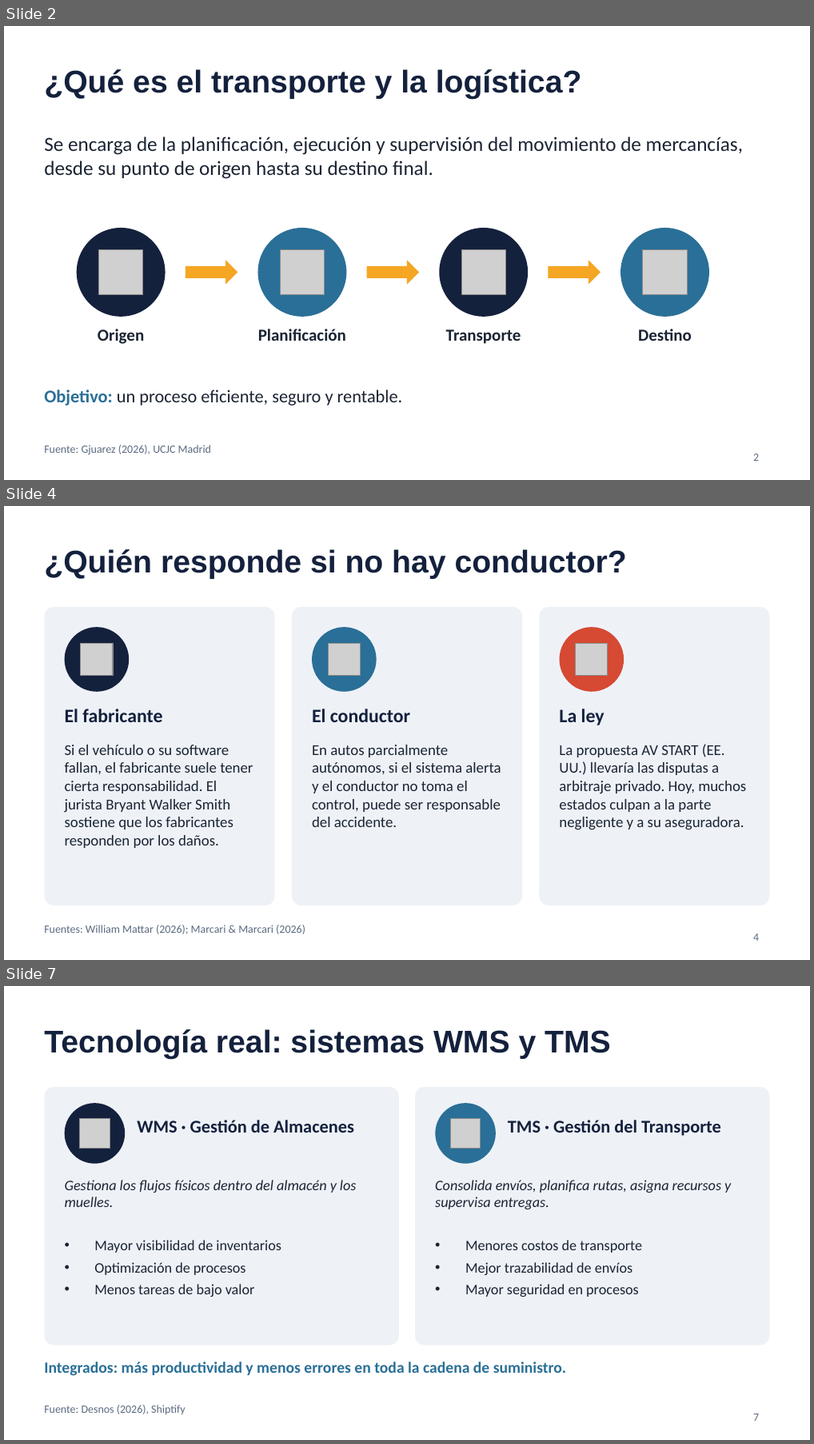
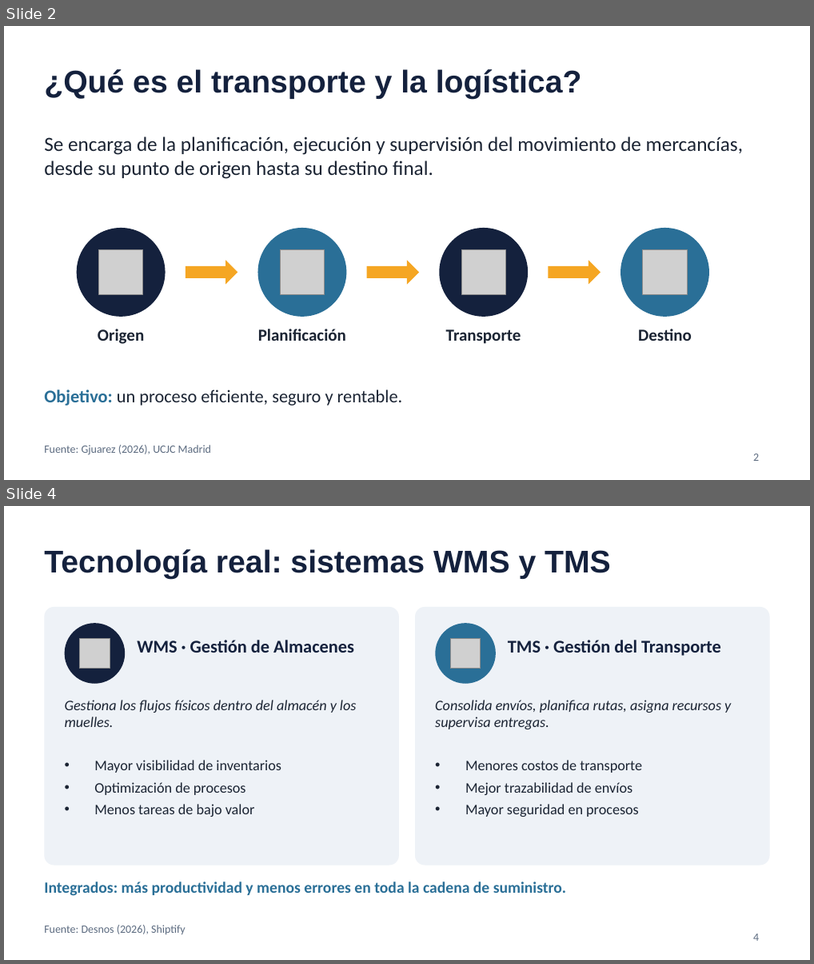
Before and after one commit to vibeimpert/a, a slide deck: Transporte_y_Logistica_Transhumanismo.pptx. Shown one above the other, each under a label of ours: slides 2, 4 and 7 before the commit, slides 2 and 4 after it; the slides between them are not shown. The pictures are 814x1444 and 814x964 pixels, drawn with LibreOffice and Linux fonts; fonts in the diff are those of the drawing; grey boxes stand for pictures. Boxes give left, top, right and bottom in pixels: in the first picture for what was removed or moved away, otherwise in the second. Text is boxed around its words. In the diff, an @@ line names an element or a change of style, - is before the commit and + after.

```diff
--- a/Transporte_y_Logistica_Transhumanismo.pptx
+++ b/Transporte_y_Logistica_Transhumanismo.pptx
@@ slide 4 removed at [4, 506, 810, 960], background #FFFFFF @@
@@ title removed at [44, 549, 627, 579] @@
-¿Quién responde si no hay conductor?
@@ rounded rectangle removed at [44, 607, 275, 905] @@
@@ rounded rectangle removed at [292, 607, 522, 905] @@
@@ rounded rectangle removed at [539, 607, 770, 905] @@
@@ ellipse removed at [65, 627, 129, 692] @@
@@ picture removed at [81, 643, 113, 676] @@
@@ ellipse removed at [312, 627, 377, 692] @@
@@ picture removed at [328, 643, 361, 676] @@
@@ ellipse removed at [560, 627, 624, 692] @@
@@ picture removed at [576, 643, 608, 676] @@
@@ text removed at [65, 708, 162, 722] @@
-El fabricante
@@ text removed at [312, 708, 410, 722] @@
-El conductor
@@ text removed at [559, 708, 605, 725] @@
-La ley
@@ text removed at [65, 744, 253, 848] @@
-Si el vehículo o su software fallan, el fabricante suele tener cierta responsabilidad. El jurista Bryant Walker Smith sostiene que los fabricantes responden por los daños.
@@ text removed at [312, 744, 501, 827] @@
-En autos parcialmente autónomos, si el sistema alerta y el conductor no toma el control, puede ser responsable del accidente.
@@ text removed at [559, 744, 746, 830] @@
-La propuesta AV START (EE. UU.) llevaría las disputas a arbitraje privado. Hoy, muchos estados culpan a la parte negligente y a su aseguradora.
@@ text removed at [44, 924, 306, 934] @@
-Fuentes: William Mattar (2026); Marcari & Marcari (2026)
@@ page number removed at [754, 933, 759, 940] @@
-4
@@ what was slide 7 is now slide 4 @@
@@ page number at [754, 933, 759, 940]: text changed @@
-7
+4
```
Also in this commit, not shown: 1 slide added, 3 other slides removed, 1 other file.
